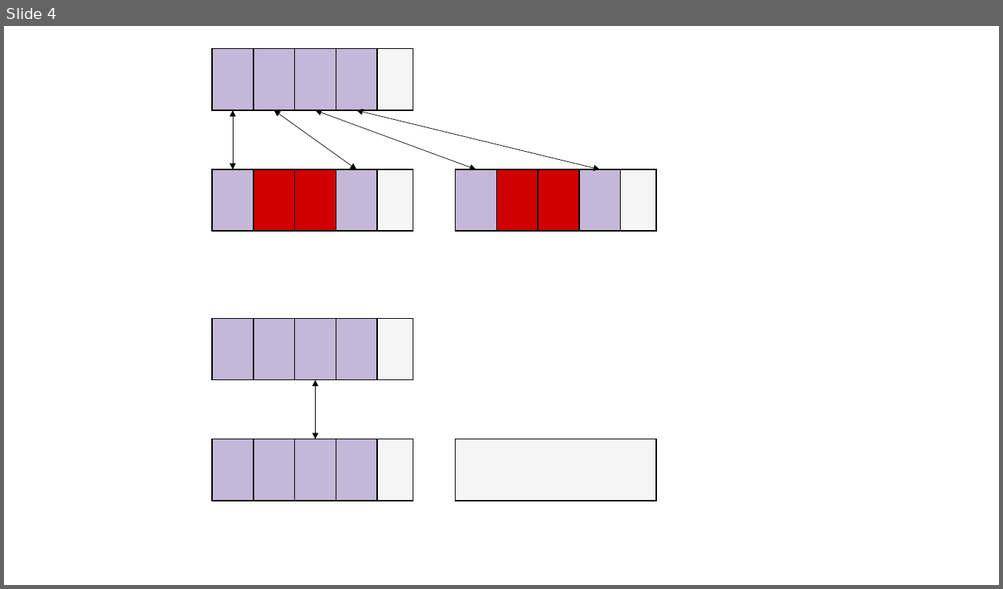
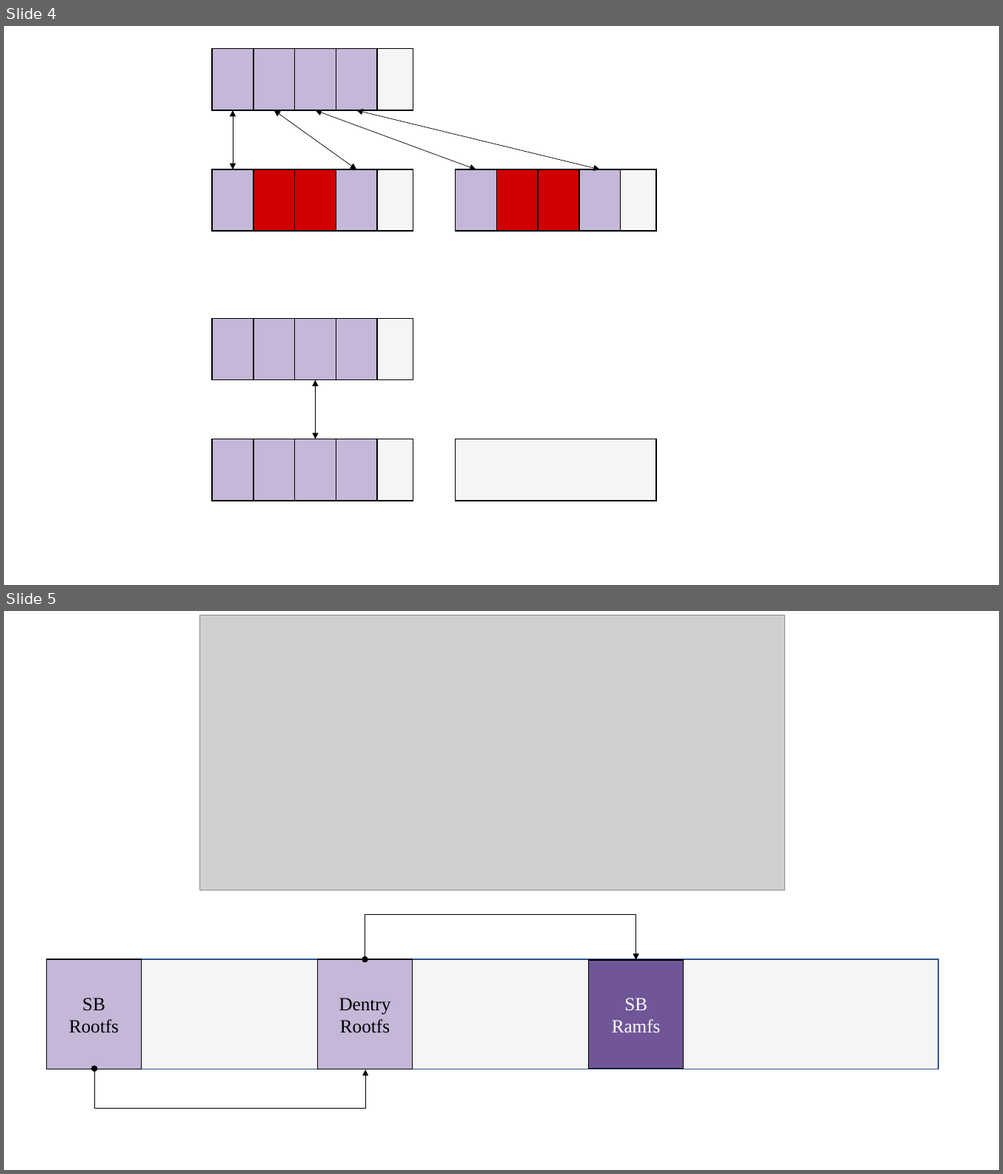
Before and after one commit to Hoit-23o2/HoitOS, a slide deck: Records/Files/绘图.pptx. Shown one above the other, each under a label of ours: slide 4 before the commit, slides 4 and 5 after it. The pictures are 1003x589 and 1003x1174 pixels, drawn with LibreOffice and Linux fonts; fonts in the diff are those of the drawing; grey boxes stand for pictures. Boxes give left, top, right and bottom in pixels: in the first picture for what was removed or moved away, otherwise in the second. Text is boxed around its words. In the diff, an @@ line names an element or a change of style, - is before the commit and + after.

```diff
--- a/Records/Files/绘图.pptx
+++ b/Records/Files/绘图.pptx
@@ slide 5 added at (4, 611, 999, 1170), background #FFFFFF @@
@@ picture added at (200, 615, 785, 891) @@
@@ elbow double arrow added from (365, 960) to (636, 960), #000000 0.5 pt @@
@@ rectangle added at (46, 960, 938, 1069), fill #F5F5F5, outline #325491 1 pt @@
@@ rectangle added at (46, 960, 142, 1069), fill #C4B7D7, outline #000000 1 pt, 18 pt, text #000000 @@
+SB
+Rootfs
@@ rectangle added at (317, 960, 412, 1069), fill #C4B7D7, outline #000000 1 pt, 18 pt, text #000000 @@
+Dentry
+Rootfs
@@ rectangle added at (589, 960, 684, 1069), fill #705697, outline #000000 1 pt, 18 pt, text #FFFFFF @@
+SB
+Ramfs
@@ elbow double arrow added from (94, 1069) to (365, 1070), #000000 0.5 pt @@
```
Also in this commit, not shown: 9 other files.
